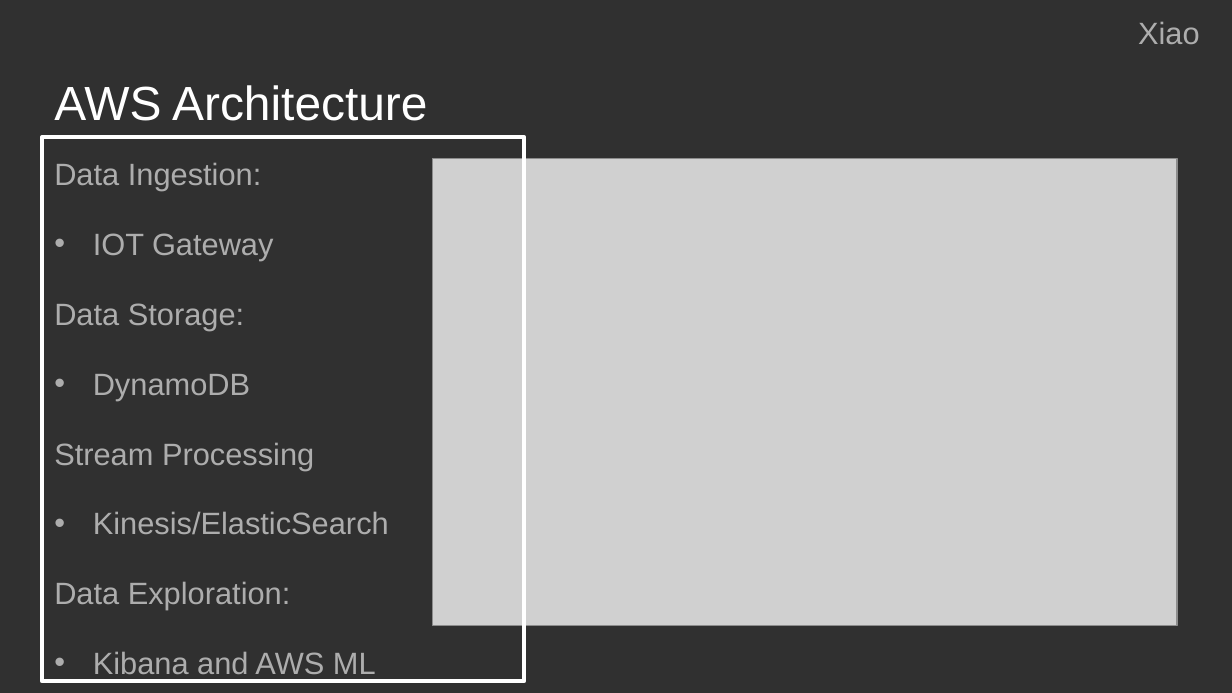
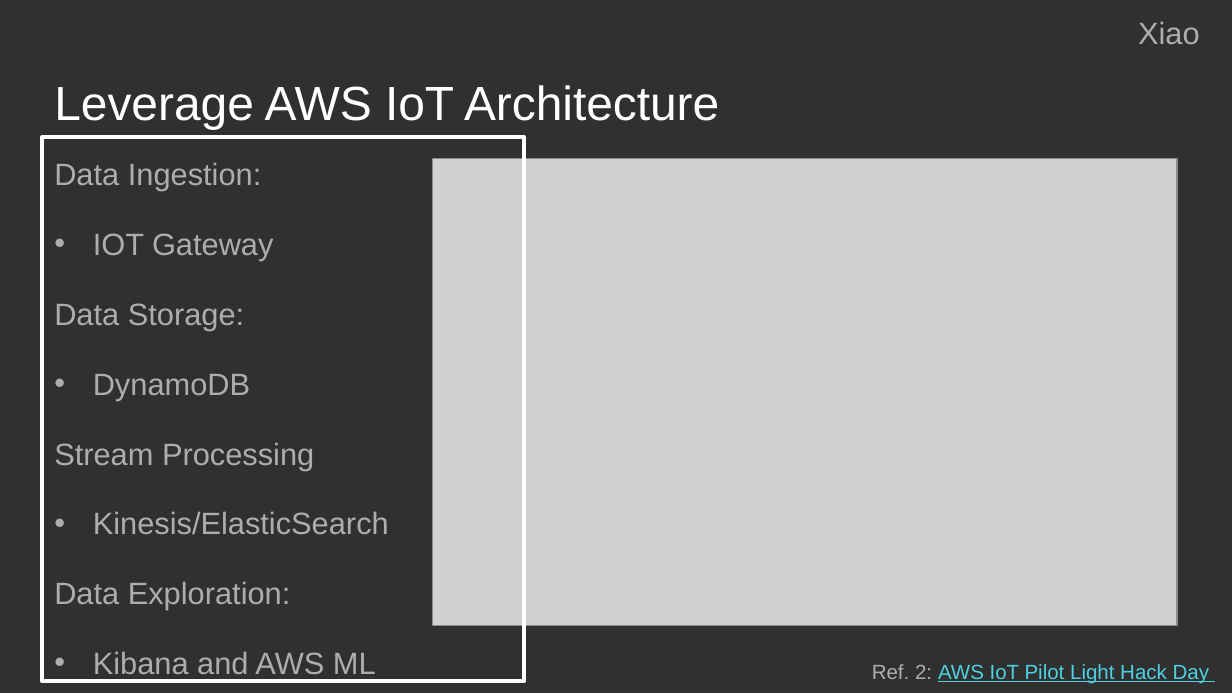
Before and after one commit to vyas85/iot-anomaly-detection, a slide deck: slide 3 of FinalReport/W205_FinalProjectPresentation.pptx. Drawn at 1232x693 pixels with LibreOffice and Linux fonts; fonts in the diff are those of the drawing; grey boxes stand for pictures. Boxes give left, top, right and bottom in pixels: in the first picture for what was removed or moved away, otherwise in the second. Text is boxed around its words. In the diff, an @@ line names an element or a change of style, - is before the commit and + after.

```diff
--- a/FinalReport/W205_FinalProjectPresentation.pptx
+++ b/FinalReport/W205_FinalProjectPresentation.pptx
@@ title at <box>54,85,719,129</box>: text changed @@
-AWS Architecture
+Leverage AWS IoT Architecture
@@ text added at <box>872,664,1209,684</box>, 12 pt, text #4DD0E1, underline @@
+Ref. 2: AWS IoT Pilot Light Hack Day
```
Also in this commit, not shown: 1 other slide changed, 1 slide added, 4 other files.
